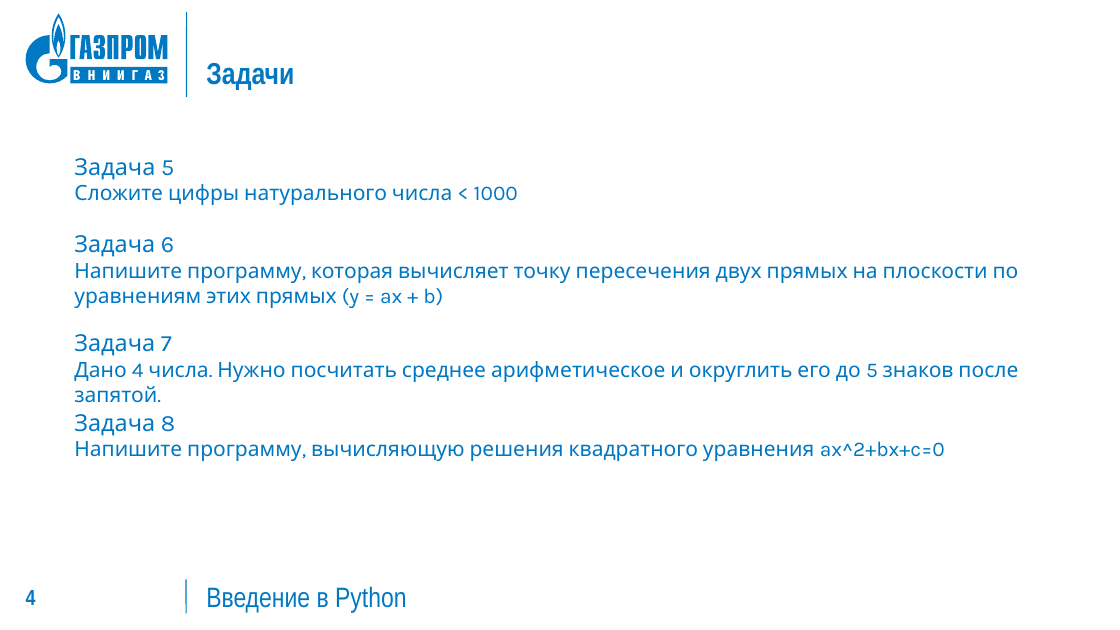
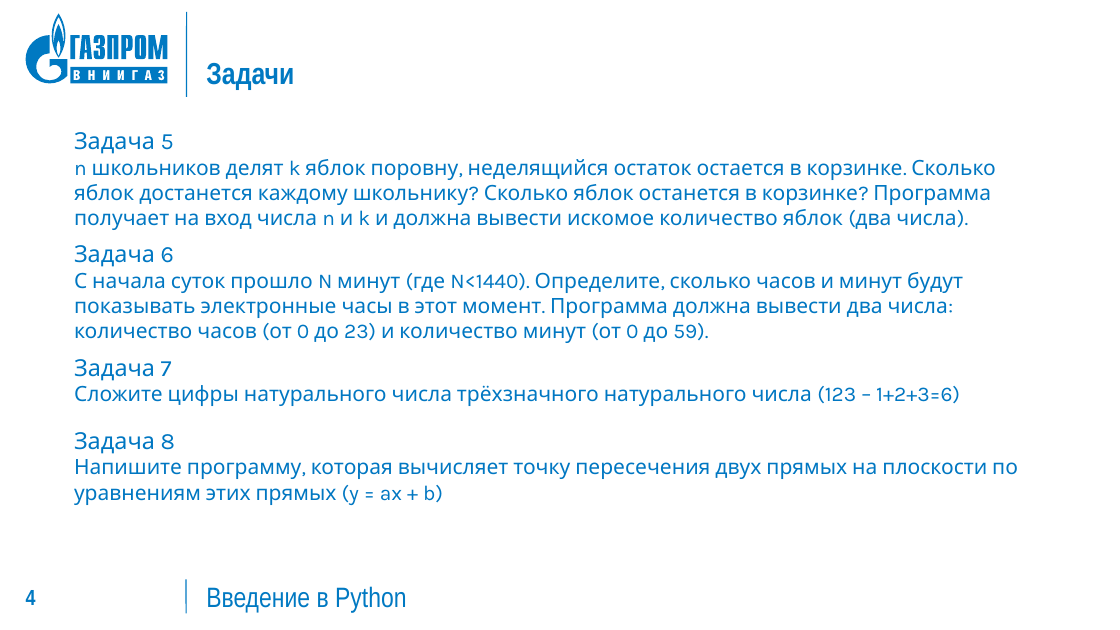
Before and after one commit to fryghts/Python_course, a slide deck: slide 4 of 2/2.Программирование_на_Python.pptx. Drawn at 1120x630 pixels with LibreOffice and Linux fonts; fonts in the diff are those of the drawing. Boxes give left, top, right and bottom in pixels: in the first picture for what was removed or moved away, otherwise in the second. Text is boxed around its words. In the diff, an @@ line names an element or a change of style, - is before the commit and + after.

```diff
--- a/2/2.Программирование_на_Python.pptx
+++ b/2/2.Программирование_на_Python.pptx
@@ text added at bbox=[74, 132, 996, 230], 18 pt, text #0077C2 @@
+Задача 5
+n школьников делят k яблок поровну, неделящийся остаток остается в корзинке. Сколько яблок достанется каждому школьнику? Сколько яблок останется в корзинке? Программа получает на вход числа n и k и должна вывести искомое количество яблок (два числа).
@@ text added at bbox=[74, 245, 963, 343], 18 pt, text #0077C2 @@
+Задача 6
+С начала суток прошло N минут (где N<1440). Определите, сколько часов и минут будут показывать электронные часы в этот момент. Программа должна вывести два числа: количество часов (от 0 до 23) и количество минут (от 0 до 59).
@@ text at bbox=[74, 359, 960, 406]: text changed @@
-Задача 5
-Сложите цифры натурального числа < 1000
+Задача 7
+Сложите цифры натурального числа трёхзначного натурального числа (123 – 1+2+3=6)
@@ text removed at bbox=[74, 334, 1018, 382] @@
-Задача 7
-Дано 4 числа. Нужно посчитать среднее арифметическое и округлить его до 5 знаков после запятой.
@@ text removed at bbox=[74, 414, 945, 461] @@
-Задача 8
-Напишите программу, вычисляющую решения квадратного уравнения ax^2+bx+c=0
@@ text "Задача 8": place and size @@
-text "Задача 8" at bbox=[74, 235, 1019, 308]
+text "Задача 8" at bbox=[74, 432, 1018, 505]
@@ text at bbox=[74, 432, 175, 454]: text changed @@
-Задача 6
+Задача 8
```
Also in this commit, not shown: 1 other slide changed, 8 other files.
